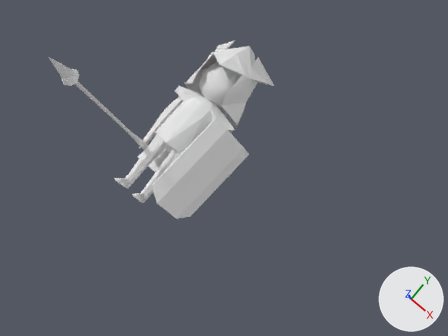
Two versions of the Blender file data/units/lancer/lancer.blend, one commit apart.
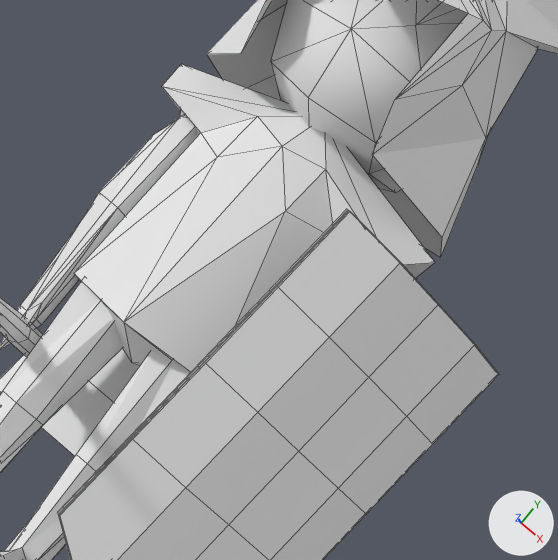
Each version appears first from the file's camera 'Camera', and next in a close-up on the part from 31% to 59% of the width and 21% to 58% of the height. Every picture has the same lights, and +X, +Y and +Z are marked at lower right. The close-ups show mesh edges as thin lines.

Objects in the first close-up: 'BODY', 'HEAD', 'LEFTARM', 'LEFTLEG', 'RIGHTARM', 'RIGHTLEG', 'TC_EMBLEM'.
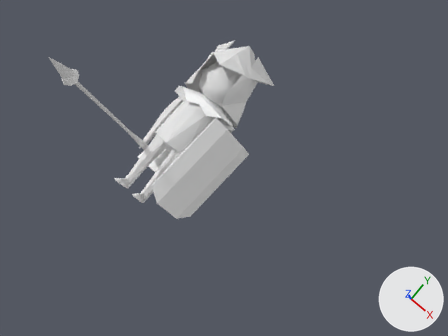
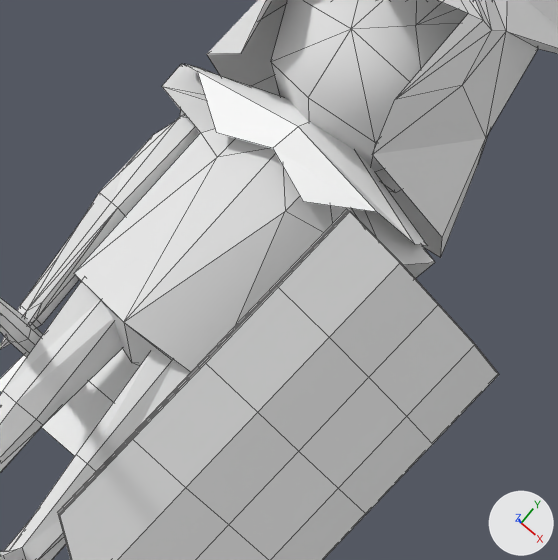
Boxes [x1, y1, x2, y2] around the edits, measured in the close-ups (558 x 560 px):
'TC_EMBLEM', reshaped: before [0, 348, 139, 456]; after [0, 64, 428, 456]
part 1 of me_tc_emblem, built on: after [185, 64, 428, 246]
part 2 of me_tc_emblem, recoloured: [0, 348, 139, 456] in both

What the commit changed:
Picture 'lancer.tga' (img_lancer_tga) is new.
Material 'lancer.tga' (mat_lancer_tga) is new.
Its texture is img_lancer_tga.
me_tc_emblem is used by ob_tc_emblem; location (0.003, 2.864, -2.04).
Verts and faces of me_tc_emblem; kept vertices keep their numbers, new ones are numbered from 21.
Before the commit, vertices of me_tc_emblem: 0 (0.55, 1.0, 1.7), 3 (-0.55, 1.0, 1.7), 10 (0.0, 1.0, 1.7).
me_tc_emblem had 21 vertices, 12 faces and spanned x -1.0..1.0, y -1.89..1.0, z 1.22..1.7.
me_tc_emblem now has 33 vertices, 20 faces and spans x -1.12..1.12, y -1.89..1.23, z 1.22..2.7.
Part 1, on me_tc_emblem:
Vertex 10 moves to (0.0, 1.16, 1.7).
New vertex 21 is at (1.12, 0.91, 2.02), pixel (427, 245).
New vertex 22 is at (0.0, 1.23, 2.02).
New vertex 23 is at (-1.12, 0.91, 2.02), pixel (200, 68).
New vertex 24 is at (0.0, 1.19, 2.29).
New vertex 25 is at (1.12, 0.81, 2.29), pixel (414, 244).
New vertex 26 is at (-1.12, 0.81, 2.29), pixel (184, 63).
New vertex 27 is at (0.0, 0.9, 2.61), pixel (298, 126).
New vertex 28 is at (0.85, 0.77, 2.61), pixel (377, 212).
New vertex 29 is at (-0.85, 0.77, 2.61), pixel (197, 71).
New vertex 30 is at (0.0, 0.65, 2.7), pixel (272, 148).
New vertex 31 is at (0.41, 0.49, 2.66), pixel (303, 201).
New vertex 32 is at (-0.41, 0.49, 2.66), pixel (216, 132).
New faces: (0, 10, 22, 21), (3, 23, 22, 10), (21, 22, 24, 25), (22, 23, 26, 24), (24, 27, 28, 25), (24, 26, 29, 27).
New faces: (27, 30, 31, 28), (27, 29, 32, 30).
me_tc_emblem part 2: 12 faces spanning x -1.0..1.0, y -1.89..1.16, z 1.22..1.7 switch from no material to mat_lancer_tga (picture img_lancer_tga).
